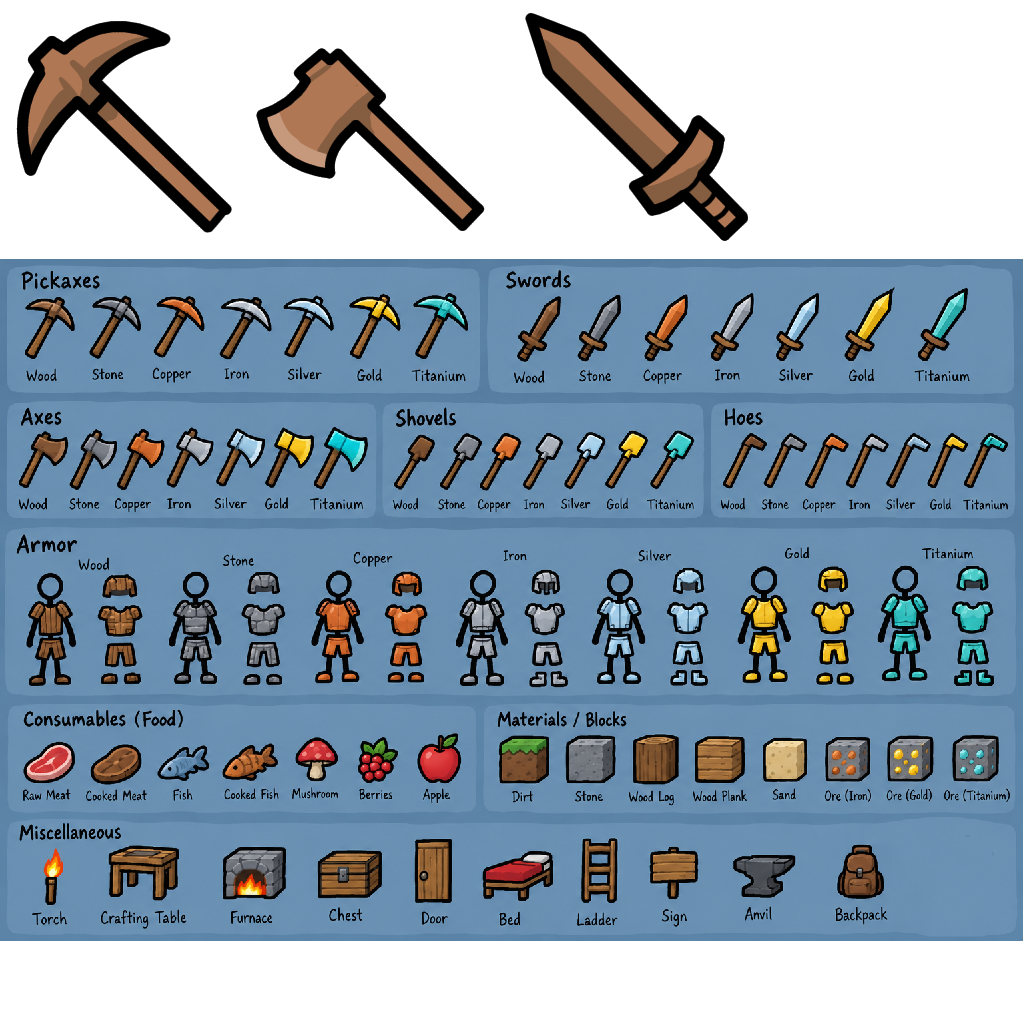
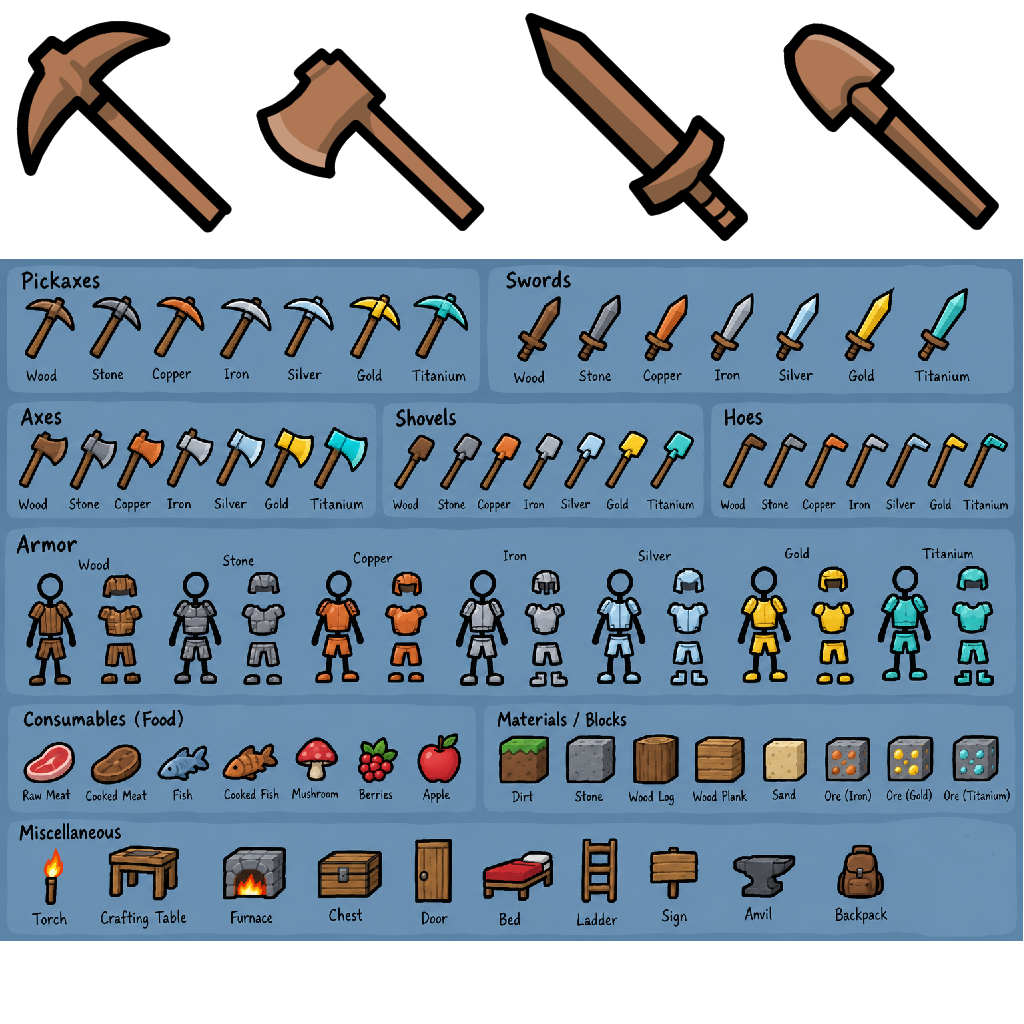
Revision of a layered 1024 x 1024 image; what changed, layer by layer:
added layer "Outline" (1st of 3) above "Shading" over (x1=783, y1=23, x2=999, y2=230)
added layer "Shading" (1st of 4) above "Color" over (x1=783, y1=23, x2=999, y2=230)
added layer "Color" (1st of 3) above "Sketch" over (x1=783, y1=23, x2=999, y2=230)
